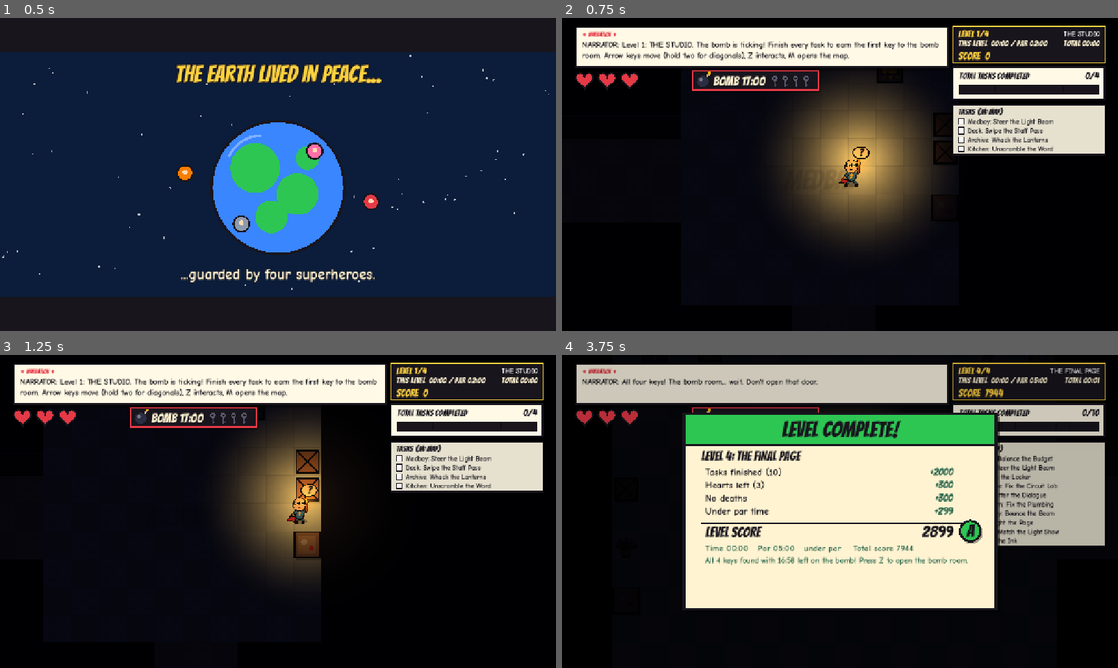
Above: before the commit, frames 1-4 (two rows, left to right).
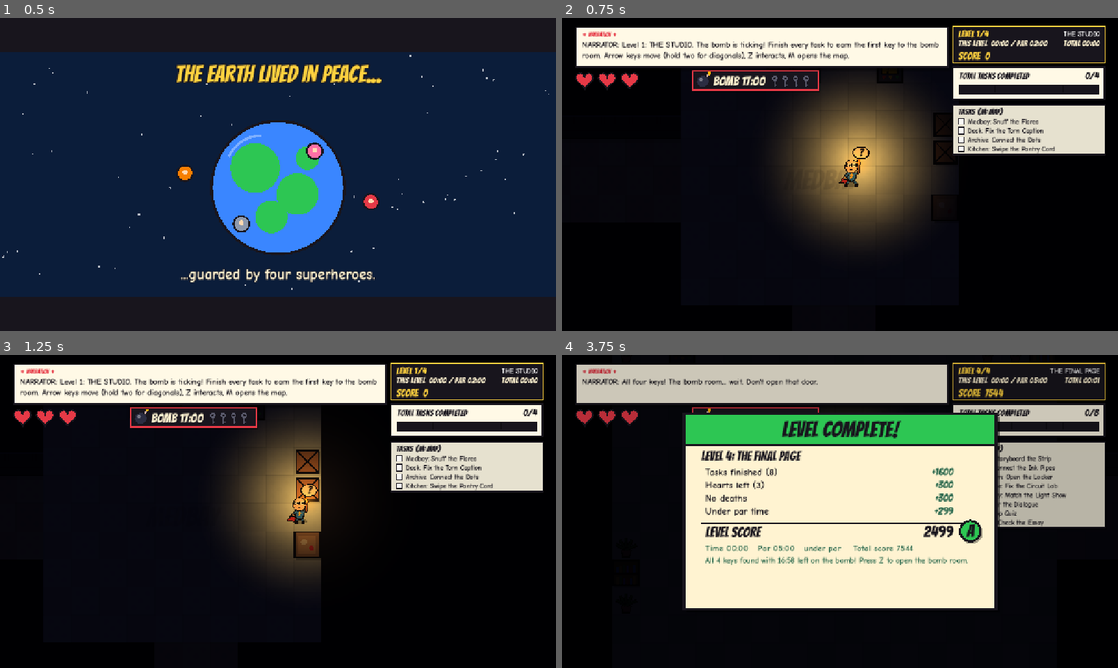
Above: after the commit, the same moments.

Repository: SankeerthNara/TGC-Game-Jam
Game: Godot game, scene res://scripts/tools/bomb_flow_test.tscn
Same seed, same stepped clock (60 frames per second), same inputs: the game is played once before the commit and once after it. This scene is started directly instead of the project's main scene. Sound files missing from this copy of the repository are replaced by a short silence.
Inputs (mouse positions are in pixels of both pictures, inside the frame that each line leads up to):
- Up to frame 1 (0.5 s): no input
- Up to frame 2 (0.75 s): tap Enter at 0.5 s; move the mouse to (962, 158) at 0.52 s; hold Right from 0.53 s (still down); tap M at 0.6 s; click (962, 158) at 0.67 s
- Up to frame 3 (1.25 s): keep holding Right; tap Space at 0.77, 1.07 s
- Up to frame 4 (3.75 s): release Right at 1.25 s; drag from (728, 527) to (812, 574) at 1.27 s; move the mouse to (895, 442) at 2.02 s; hold Right 2.03-2.75 s; tap Z at 2.1 s; drag from (812, 574) to (673, 464) at 2.77 s; move the mouse to (1006, 558) at 3.52 s; hold Left from 3.53 s (still down); tap Enter at 3.6 s

Frame 1 is identical in both runs. In frame 2, 0.4% of the frame differs, in the area x 76-89%, y 32-44%; in frame 3, 0.4%; in frame 4, 2.1%, in the area x 37-98%, y 10-63%.

Commit message:
Remove the mirror light-puzzle tasks from the run: 26 tasks (4/6/8/8), none repeated; README controls updated
Co-Authored-By: Claude Opus 5.5 <noreply@anthropic.com>

Diff:
--- /dev/null
+++ b/new-game-project/scripts/tools/task_plan_check.gd
@@ -0,0 +1,28 @@
+extends SceneTree
+## Checks the run task plan over many seeds: 4/6/8/8 tasks, no type repeated, no mirror pages,
+## and every level generates (not part of the game).
+
+func _init() -> void:
+	var bad := 0
+	for seed_value in 60:
+		var plan: Array = LevelGenerator.run_plan(seed_value)
+		var seen := {}
+		var counts: Array = []
+		for lv in plan:
+			counts.append(lv.size())
+			for t: String in lv:
+				if t.begins_with("mirror") or seen.has(t):
+					bad += 1
+					print("BAD seed %d: %s" % [seed_value, t])
+				seen[t] = true
+		if counts != [4, 6, 8, 8]:
+			bad += 1
+			print("BAD counts seed %d: %s" % [seed_value, counts])
+		if seed_value < 15:
+			for i in 4:
+				var data := LevelGenerator.generate(i, seed_value)
+				if data.is_empty() or data["tasks"].size() != counts[i]:
+					bad += 1
+					print("BAD generate seed %d level %d" % [seed_value, i])
+	print("BAD: %d" % bad)
+	quit()
--- a/new-game-project/scripts/world/level_generator.gd
+++ b/new-game-project/scripts/world/level_generator.gd
@@ -21,16 +21,16 @@
 const LEVELS := [
 	{"title": "THE STUDIO", "par": 120, "risky": 0, "disrupt": 0, "big": false, "vampires": false,
 	 "intro": "Level 1: THE STUDIO. The bomb is ticking! Finish every task to earn the first key to the bomb room. Arrow keys move (hold two for diagonals), Z interacts, M opens the map.",
-	 "tasks": ["mirror:0", "wires", "bubbles", "dial"]},
+	 "tasks": ["wires", "bubbles", "dial", "dots"]},
 	{"title": "THE ARCHIVE WING", "par": 180, "risky": 1, "disrupt": 0, "big": false, "vampires": true,
 	 "intro": "Level 2: THE ARCHIVE WING. You are not alone: two vampires lurk in the dark, a friend and the villain who cut the lights. Hold your torch on one to catch him!",
-	 "tasks": ["mirror:1", "sort", "switches", "blots", "swipe", "panels"]},
+	 "tasks": ["sort", "switches", "blots", "swipe", "panels", "math"]},
 	{"title": "THE MACHINE FLOOR", "par": 240, "risky": 2, "disrupt": 0, "big": true, "vampires": true,
 	 "intro": "Level 3: THE MACHINE FLOOR. The sabotage is bigger now and the timers are shorter. Catch a vampire in your light!",
-	 "tasks": ["mirror:3", "logic", "simon", "sfx", "charge", "debug", "wires", "dial"]},
+	 "tasks": ["logic", "simon", "sfx", "charge", "debug", "wires", "dial", "pipes"]},
 	{"title": "THE FINAL PAGE", "par": 300, "risky": 2, "disrupt": 1, "big": true, "vampires": true,
 	 "intro": "Level 4: THE FINAL PAGE. Everything at once. Big sabotage, and something may undo your finished work. The end is near...",
-	 "tasks": ["mirror:4", "mirror:6", "mirror:7", "debug", "logic", "panels", "sort", "charge", "simon", "sfx"]},
+	 "tasks": ["debug", "logic", "panels", "sort", "charge", "simon", "sfx", "safe"]},
 ]
 
 const TASK_NAMES := {
@@ -66,13 +66,13 @@
 	"safe": ["Crack the Safe", "Open the Locker"],
 }
 
-## Task tiers: easy ones come first, hard ones last. Every non-mirror task is used at most once per run.
+## Task tiers: easy ones come first, hard ones last. Every task type is used at most once per run
+## (26 types: 4 + 6 + 8 + 8 tasks).
 const TIERS := {
 	"easy": ["dots", "whack", "memory", "unscramble", "math", "inkmix", "rain", "bubbles", "wires", "swipe"],
 	"medium": ["blots", "dial", "switches", "sort", "panels", "needle", "proofread", "lightsout", "simon", "sfx"],
 	"hard": ["logic", "debug", "safe", "pipes", "slide", "charge"],
 }
-const MIRRORS := [["mirror:0"], ["mirror:1"], ["mirror:3"], ["mirror:4", "mirror:6", "mirror:7"]]
 
 
 ## The task list of every level for this run: no task type appears twice.
@@ -85,20 +85,16 @@
 	_shuffle(easy, rng)
 	_shuffle(medium, rng)
 	_shuffle(hard, rng)
-	var l1: Array = easy.slice(0, 3)
-	var l2: Array = easy.slice(3, 5) + medium.slice(0, 3)
-	var l3: Array = medium.slice(3, 7) + hard.slice(0, 3)
-	var rest: Array = easy.slice(5) + medium.slice(7)
-	_shuffle(rest, rng)
-	var l4: Array = hard.slice(3, 6) + rest.slice(0, 4)
+	var l1: Array = easy.slice(0, 4)
+	var l2: Array = easy.slice(4, 7) + medium.slice(0, 3)
+	var l3: Array = easy.slice(7, 8) + medium.slice(3, 7) + hard.slice(0, 3)
+	var l4: Array = easy.slice(8, 10) + medium.slice(7, 10) + hard.slice(3, 6)
 	var out: Array = []
 	var lists := [l1, l2, l3, l4]
 	for i in 4:
 		var specs: Array = []
 		for t in lists[i]:
 			specs.append(t)
-		for m in MIRRORS[i]:
-			specs.append(m)
 		_shuffle(specs, rng)
 		out.append(specs)
 	return out
Not shown, changed: README.md
Not shown, changed: docs/SCOPE.md
